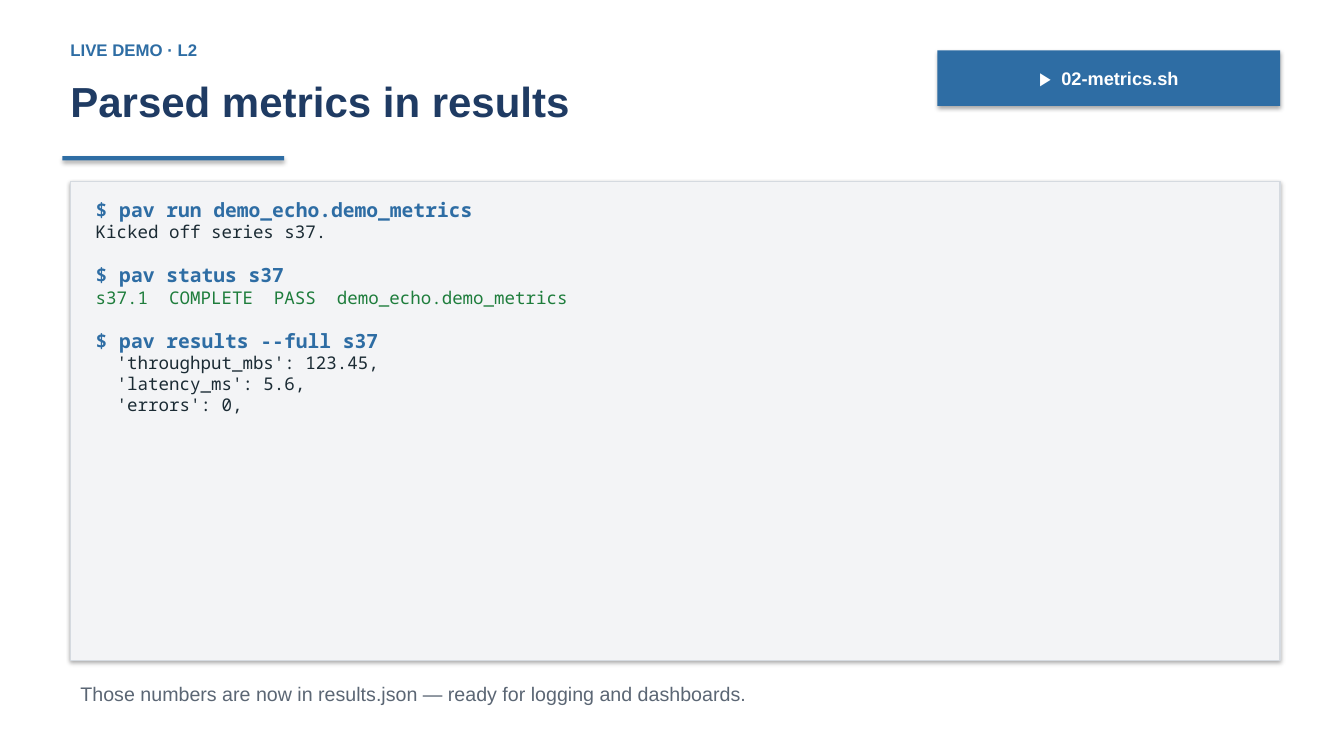
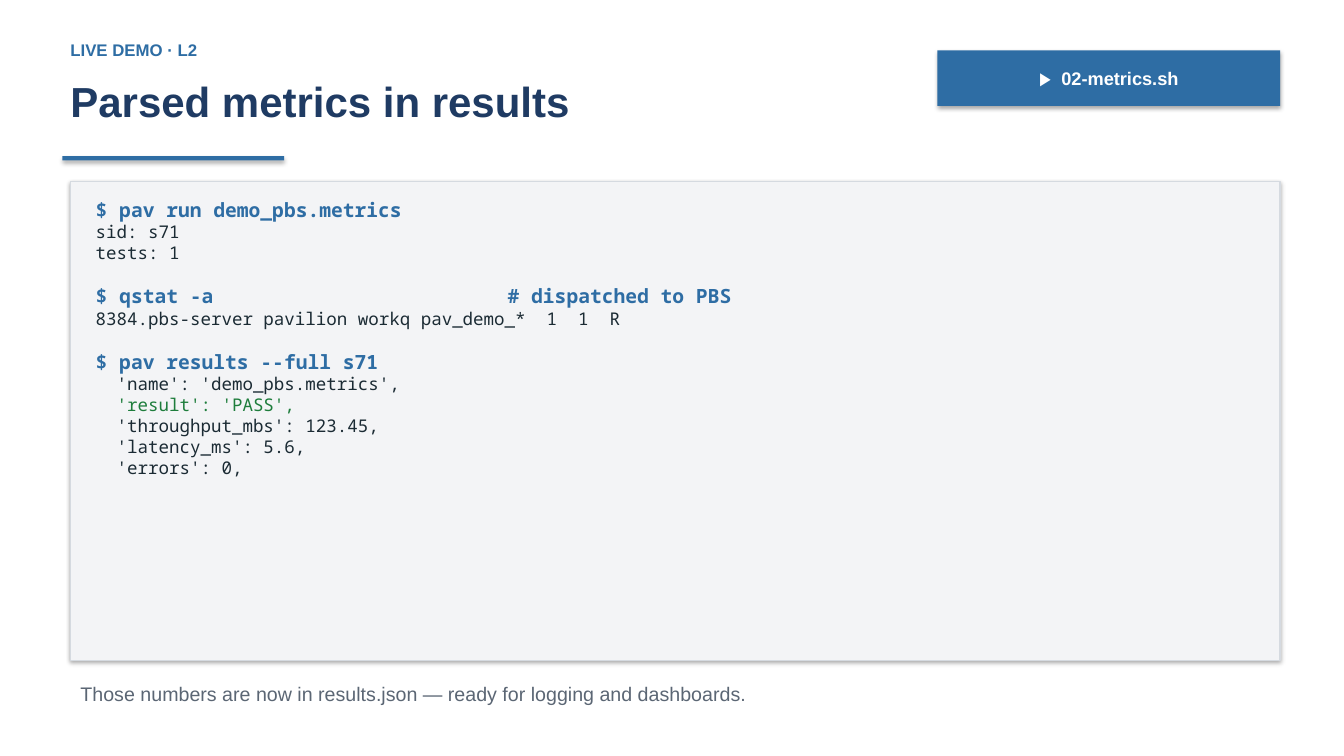
Before and after one commit to curtisecombsjr/pavilion-workshop, a slide deck: slide 19 of pavilion-workshop.pptx (slide 17 before the commit). Drawn at 1344x756 pixels with LibreOffice and Linux fonts; fonts in the diff are those of the drawing. Boxes give left, top, right and bottom in pixels: in the first picture for what was removed or moved away, otherwise in the second. Text is boxed around its words. In the diff, an @@ line names an element or a change of style, - is before the commit and + after.

```diff
--- a/pavilion-workshop.pptx
+++ b/pavilion-workshop.pptx
@@ text in rectangle at bbox=[96, 202, 731, 414]: text changed; size 14 to 12.5 pt; text colour #2E6DA4 to #1B2B34; bold off @@
-$ pav run demo_echo.demo_metrics
-Kicked off series s37.
-$ pav status s37
-s37.1 COMPLETE PASS demo_echo.demo_metrics
-$ pav results --full s37
+$ pav run demo_pbs.metrics
+sid: s71
+tests: 1
+$ qstat -a # dispatched to PBS
+8384.pbs-server pavilion workq pav_demo_* 1 1 R
+$ pav results --full s71
+'name': 'demo_pbs.metrics',
+'result': 'PASS',
```
Also in this commit, not shown: 17 other slides changed, 7 slides added, 19 other files.
